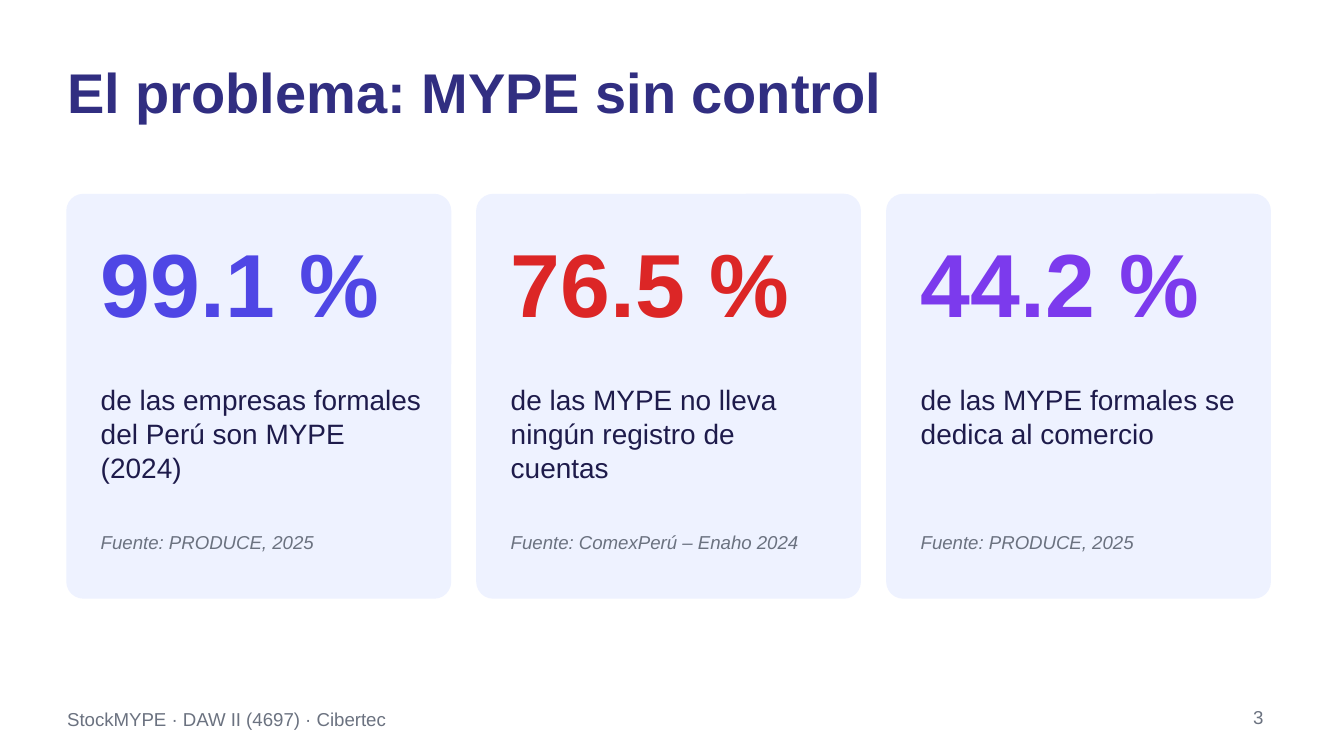
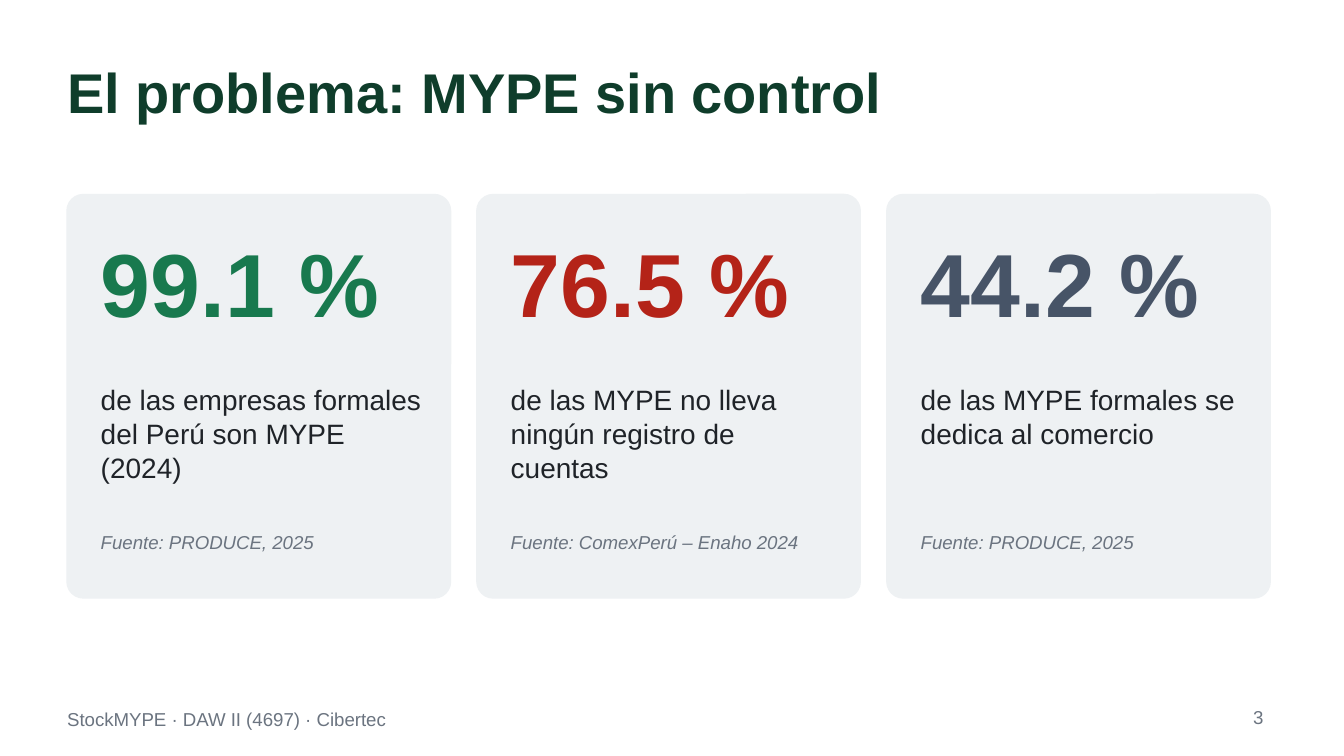
Before and after one commit to nandoxts/DAWII-4697-StockMYPE, a slide deck: slide 3 of docs/Presentacion_StockMYPE_AP1.ppt. Drawn at 1344x756 pixels with LibreOffice and Linux fonts; fonts in the diff are those of the drawing. Boxes give left, top, right and bottom in pixels: in the first picture for what was removed or moved away, otherwise in the second. Text is boxed around its words. In the diff, an @@ line names an element or a change of style, - is before the commit and + after.

```diff
--- a/docs/Presentacion_StockMYPE_AP1.ppt
+++ b/docs/Presentacion_StockMYPE_AP1.ppt
@@ title "El problema: MYPE sin control" at bbox=[67, 72, 882, 122]: text colour #312E81 to #0F3D2B @@
@@ fill #EEF2FF to #EEF1F3; outline #EEF2FF 0.99 pt to #EEF1F3 0.99 pt in 3 elements at bbox=[67, 195, 450, 598], bbox=[477, 195, 860, 598], bbox=[887, 195, 1270, 598] @@
@@ text "99.1 %" at bbox=[101, 254, 275, 318]: text colour #4F46E5 to #18794E @@
@@ text "76.5 %" at bbox=[511, 254, 685, 318]: text colour #DC2626 to #B42318 @@
@@ text "44.2 %" at bbox=[921, 254, 1095, 317]: text colour #7C3AED to #475467 @@
@@ text colour #1E1B4B to #1F2328 in 3 elements at bbox=[101, 389, 421, 483], bbox=[511, 389, 777, 479], bbox=[921, 389, 1235, 445] @@
```
Also in this commit, not shown: 12 other slides changed, 2 other files.
